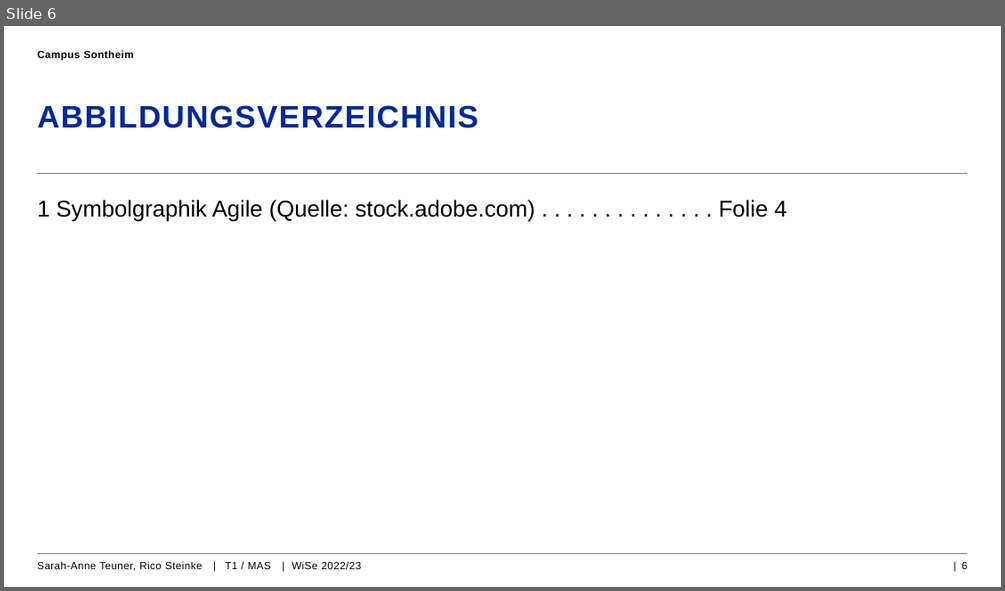
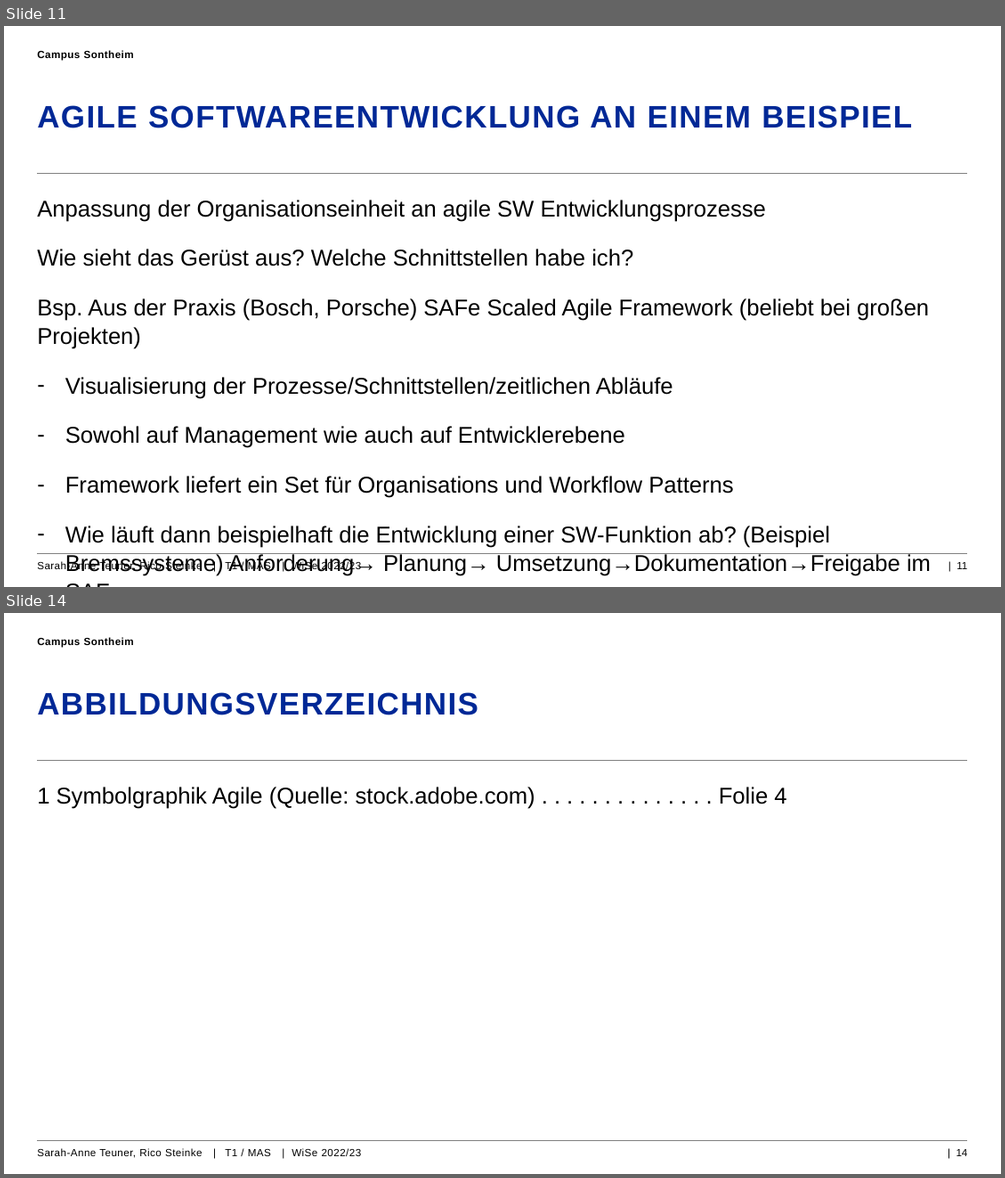
Before and after one commit to rico227/pgpe, a slide deck: Agile_Softwareentwicklung_Automotive_PGPE.pptx. Shown one above the other, each under a label of ours: slide 6 before the commit, slides 11 and 14 after it; the slides between them are not shown. The pictures are 1005x591 and 1005x1178 pixels, drawn with LibreOffice and Linux fonts; fonts in the diff are those of the drawing; background and template pictures are left out. Boxes give left, top, right and bottom in pixels: in the first picture for what was removed or moved away, otherwise in the second. Text is boxed around its words. In the diff, an @@ line names an element or a change of style, - is before the commit and + after.

Commit message:
anpassung prosa; zusammenführen präsi

```diff
--- a/Agile_Softwareentwicklung_Automotive_PGPE.pptx
+++ b/Agile_Softwareentwicklung_Automotive_PGPE.pptx
@@ slide 11 added at <box>4,26,1001,587</box>, background #FFFFFF; not listed: 2 template elements that a slide beside it also shows @@
@@ text added at <box>37,50,134,61</box>, 10 pt, text #000000, bold @@
+Campus Sontheim
@@ title added at <box>37,105,912,128</box>, 30 pt, text #002896, bold @@
+AGILE SOFTWAREENTWICKLUNG AN EINEM BEISPIEL
@@ text added at <box>37,200,930,576</box>, 22 pt, text #000000 @@
+Anpassung der Organisationseinheit an agile SW Entwicklungsprozesse
+Wie sieht das Gerüst aus? Welche Schnittstellen habe ich?
+Bsp. Aus der Praxis (Bosch, Porsche) SAFe Scaled Agile Framework (beliebt bei großen Projekten)
+– Visualisierung der Prozesse/Schnittstellen/zeitlichen Abläufe
+– Sowohl auf Management wie auch auf Entwicklerebene
+– Framework liefert ein Set für Organisations und Workflow Patterns
+– Wie läuft dann beispielhaft die Entwicklung einer SW-Funktion ab? (Beispiel Bremssysteme) Anforderung→ Planung→ Umsetzung→Dokumentation→Freigabe im SAFe
@@ text added at <box>37,561,362,572</box>, 10 pt, text #000000 @@
+Sarah-Anne Teuner, Rico Steinke | T1 / MAS | WiSe 2022/23
@@ page number added at <box>956,562,967,569</box>, 10 pt, text #000000 @@
+| 11
@@ what was slide 6 is now slide 14 @@
@@ page number at <box>956,1149,968,1156</box>: text changed @@
-| 6
+| 14
```
Also in this commit, not shown: 1 slide changed, 9 other slides added, 4 other files.
